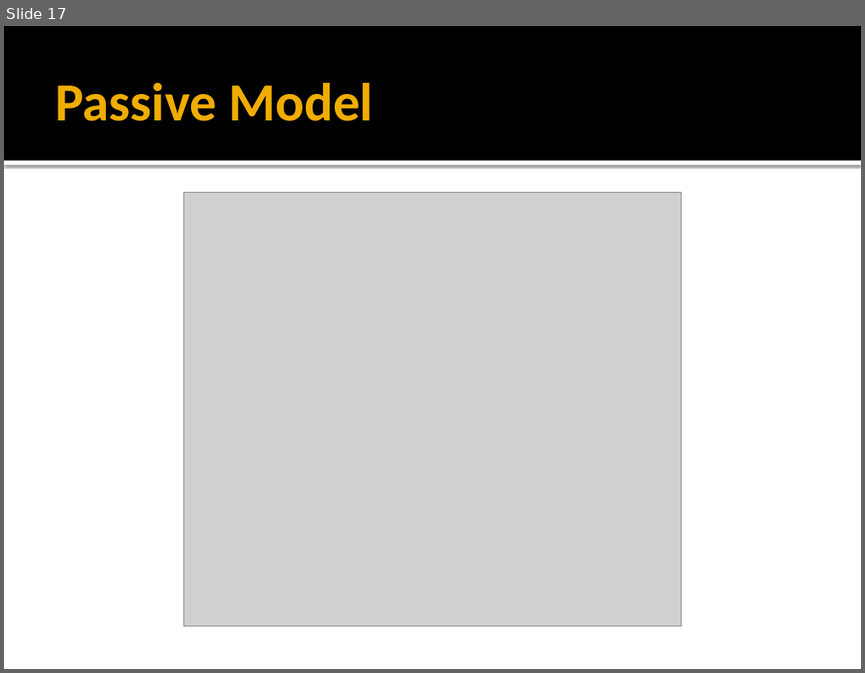
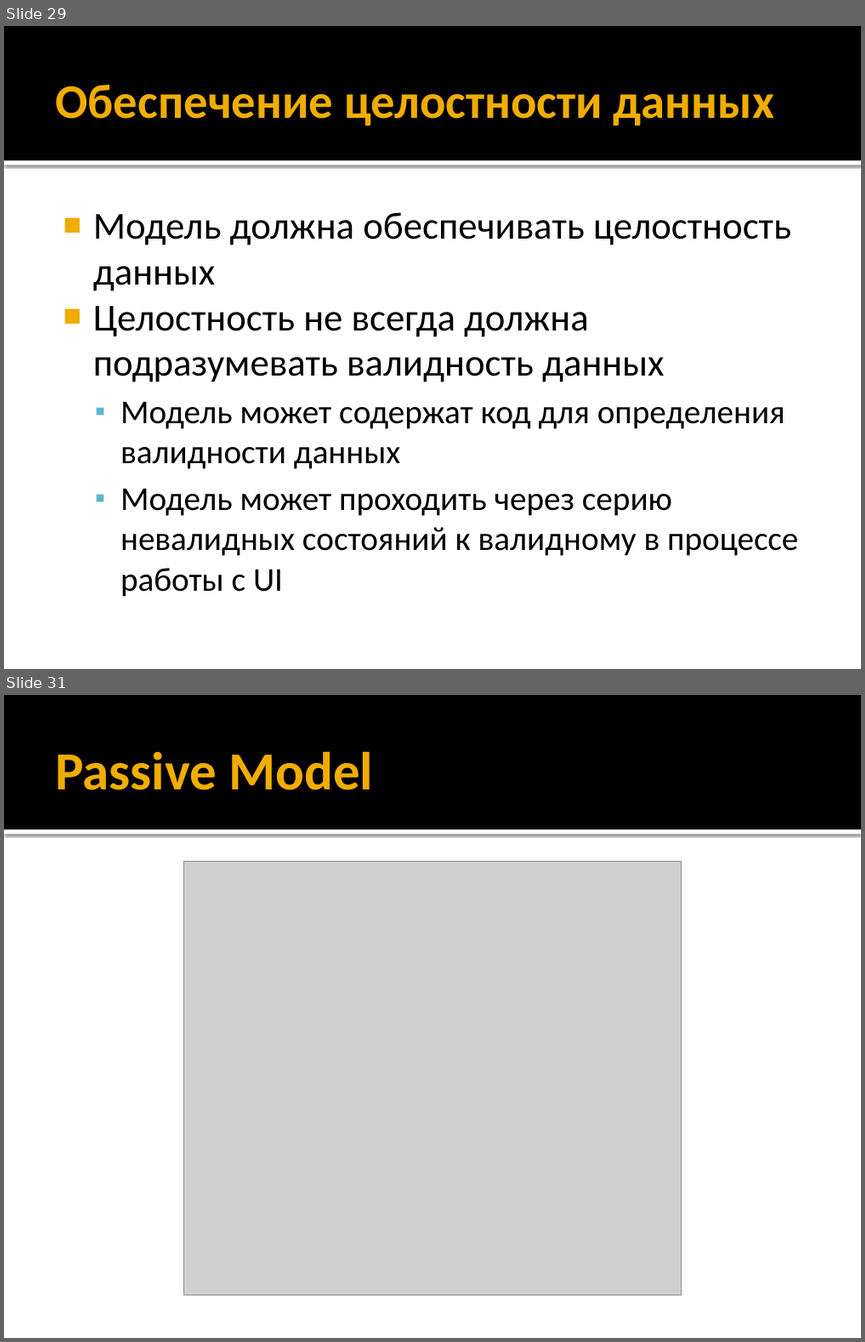
Before and after one commit to iv-sergius/ood, a slide deck: lectures/16.mvxx/mvxx.pptx. Shown one above the other, each under a label of ours: slide 17 before the commit, slides 29 and 31 after it; the slides between them are not shown. The pictures are 865x673 and 865x1342 pixels, drawn with LibreOffice and Linux fonts; fonts in the diff are those of the drawing; grey boxes stand for pictures. Boxes give left, top, right and bottom in pixels: in the first picture for what was removed or moved away, otherwise in the second. Text is boxed around its words. In the diff, an @@ line names an element or a change of style, - is before the commit and + after.

```diff
--- a/lectures/16.mvxx/mvxx.pptx
+++ b/lectures/16.mvxx/mvxx.pptx
@@ slide 29 added at box(4, 26, 861, 669), background #FFFFFF; not listed: 2 template elements that a slide beside it also shows @@
@@ title added at box(55, 85, 774, 125), 40.5 pt, text #F0AD00, bold @@
+Обеспечение целостности данных
@@ text added at box(93, 212, 798, 596), 28 pt, text #000000 @@
+■ Модель должна обеспечивать целостность данных
+■ Целостность не всегда должна подразумевать валидность данных
+  ▪ Модель может содержат код для определения валидности данных
+  ▪ Модель может проходить через серию невалидных состояний к валидному в процессе работы с UI
@@ what was slide 17 is now slide 31 @@
```
Also in this commit, not shown: 5 slides changed, 23 other slides added, 3 slides removed, 3 other files.
